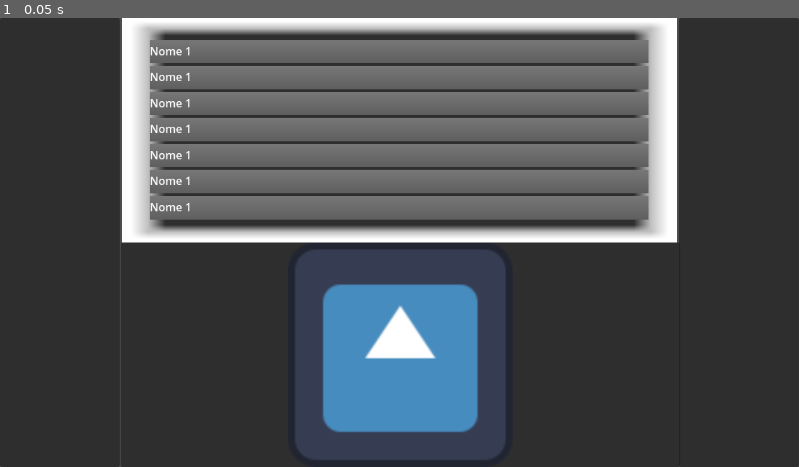
Above: before the commit, frame 1.
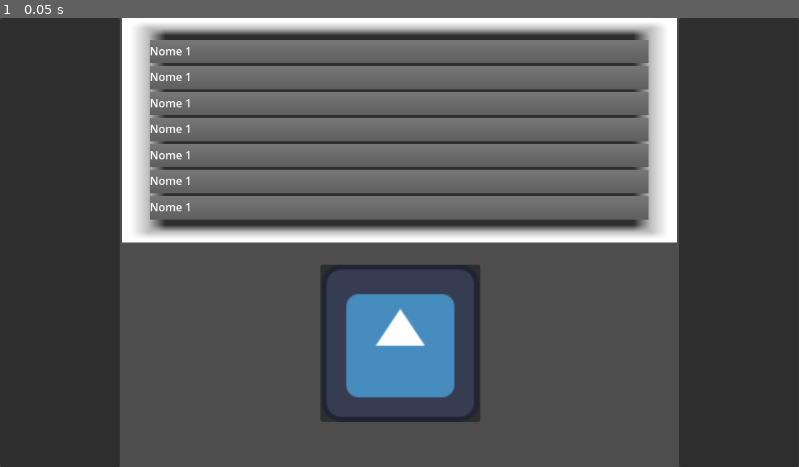
Above: after the commit, the same moment.

Repository: Solucoes-Ludicas-Projeto/Jogos-Godot
Game: Godot game, scene res://scenes/Teste_Interface.tscn
The game is run twice, just before and just after one commit, with the same random seed, the same clock (stepped at 60 frames per second) and the same inputs. The project has no main scene, so this scene is started directly. The engine's default icon, where the game draws it, is replaced by a stand-in: a white triangle on a blue panel in a dark square.
Inputs:
- Up to frame 1 (0.05 s): no input

The runs differ from the first frame. In frame 1, 27% of the frame differs, in the area x 15-85%, y 50-100%.

Commit message:
Scene Loader
Botão que carrega cena genérico

Diff:
--- /dev/null
+++ b/scenes/LoadSceneButton.gd
@@ -0,0 +1,7 @@
+extends TextureButton
+
+@export var scene_to_load: PackedScene
+
+func _on_pressed() -> void:
+	get_tree().change_scene_to_packed(scene_to_load)
+	pass
--- a/scenes/Teste_Interface.tscn
+++ b/scenes/Teste_Interface.tscn
@@ -1,7 +1,8 @@
-[gd_scene load_steps=5 format=3 uid="uid://cq1idgqqpjce3"]
+[gd_scene load_steps=7 format=3 uid="uid://cq1idgqqpjce3"]
 
 [ext_resource type="Texture2D" uid="uid://dacqv0wj4aaog" path="res://UI/Textures/Border.png" id="1_lf63c"]
 [ext_resource type="Texture2D" uid="uid://bftdw2qc1yjp1" path="res://icon.svg" id="2_8l5uk"]
+[ext_resource type="Script" path="res://scenes/LoadSceneButton.gd" id="3_estl6"]
 
 [sub_resource type="Gradient" id="Gradient_ypikk"]
 colors = PackedColorArray(0.470076, 0.470076, 0.470076, 1, 0.374139, 0.374139, 0.374139, 1)
@@ -9,6 +10,8 @@
 [sub_resource type="GradientTexture2D" id="GradientTexture2D_qrfjy"]
 gradient = SubResource("Gradient_ypikk")
 fill_to = Vector2(0, 1)
+
+[sub_resource type="PackedScene" id="PackedScene_auxu1"]
 
 [node name="Teste_Interface" type="Control"]
 layout_mode = 3
@@ -222,10 +225,10 @@
 [node name="PanelContainer4" type="PanelContainer" parent="."]
 layout_mode = 1
 anchors_preset = -1
-anchor_left = 0.15
-anchor_top = 0.5
-anchor_right = 0.85
-anchor_bottom = 1.0
+anchor_left = 0.4
+anchor_top = 0.55
+anchor_right = 0.6
+anchor_bottom = 0.9
 offset_left = 1.2
 offset_right = 1.20001
 grow_horizontal = 2
@@ -233,5 +236,10 @@
 
 [node name="TextureButton" type="TextureButton" parent="PanelContainer4"]
 layout_mode = 2
+action_mode = 0
 texture_normal = ExtResource("2_8l5uk")
 stretch_mode = 5
+script = ExtResource("3_estl6")
+scene_to_load = SubResource("PackedScene_auxu1")
+
+[connection signal="pressed" from="PanelContainer4/TextureButton" to="PanelContainer4/TextureButton" method="_on_pressed"]
